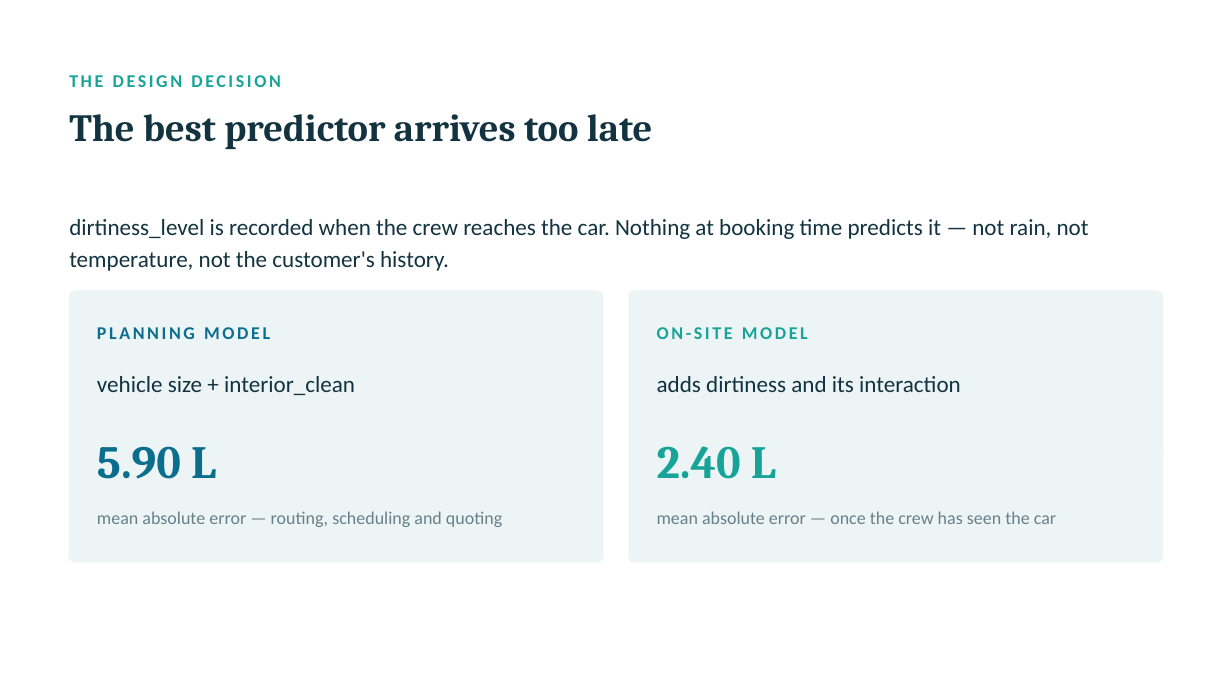
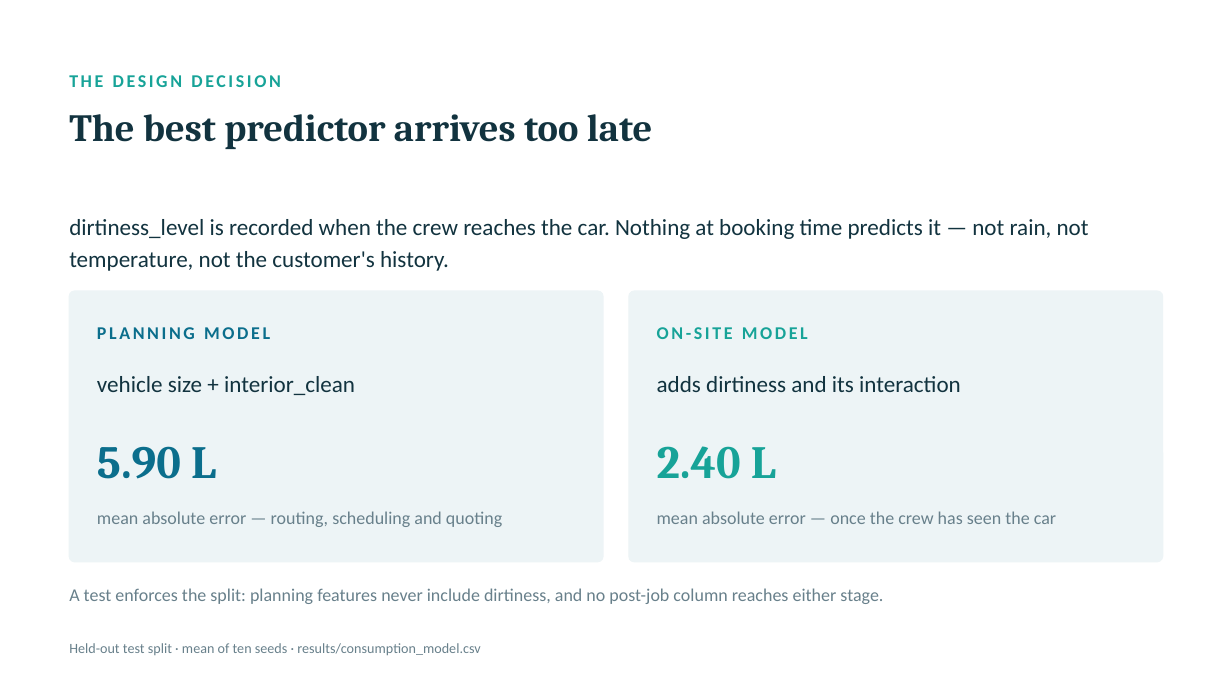
Before and after one commit to namanphogat0003-commits/doorstep-A07-water-supplies, a slide deck: slide 5 of paper/A7_slides.pptx. Drawn at 1232x693 pixels with LibreOffice and Linux fonts; fonts in the diff are those of the drawing. Boxes give left, top, right and bottom in pixels: in the first picture for what was removed or moved away, otherwise in the second. Text is boxed around its words. In the diff, an @@ line names an element or a change of style, - is before the commit and + after.

```diff
--- a/paper/A7_slides.pptx
+++ b/paper/A7_slides.pptx
@@ text added at (x1=69, y1=588, x2=883, y2=604), 14 pt, text #68808B @@
+A test enforces the split: planning features never include dirtiness, and no post-job column reaches either stage.
@@ text added at (x1=69, y1=643, x2=480, y2=655), 11 pt, text #68808B @@
+Held-out test split · mean of ten seeds · results/consumption_model.csv
```
Also in this commit, not shown: 3 other slides changed, 4 other files.
